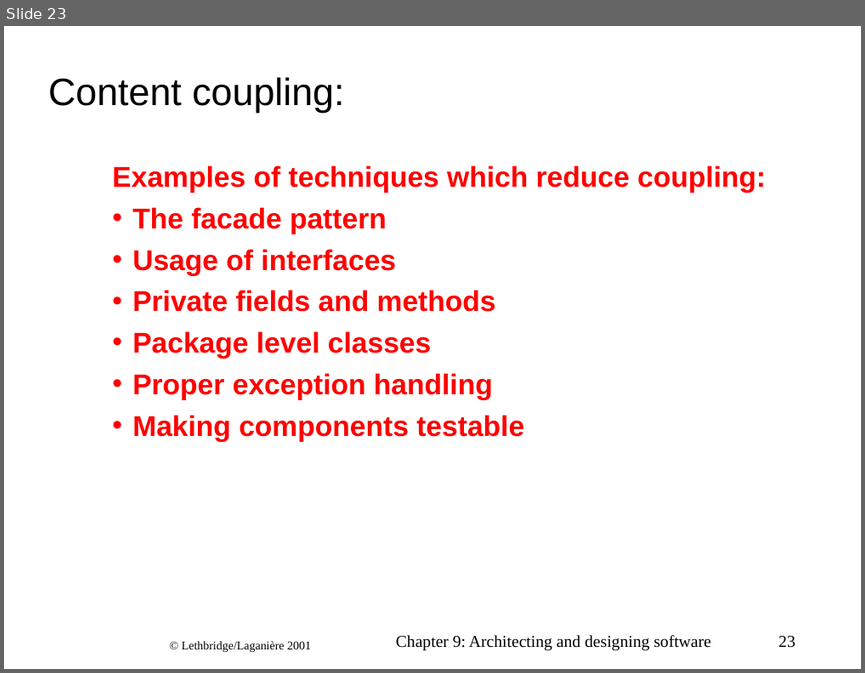
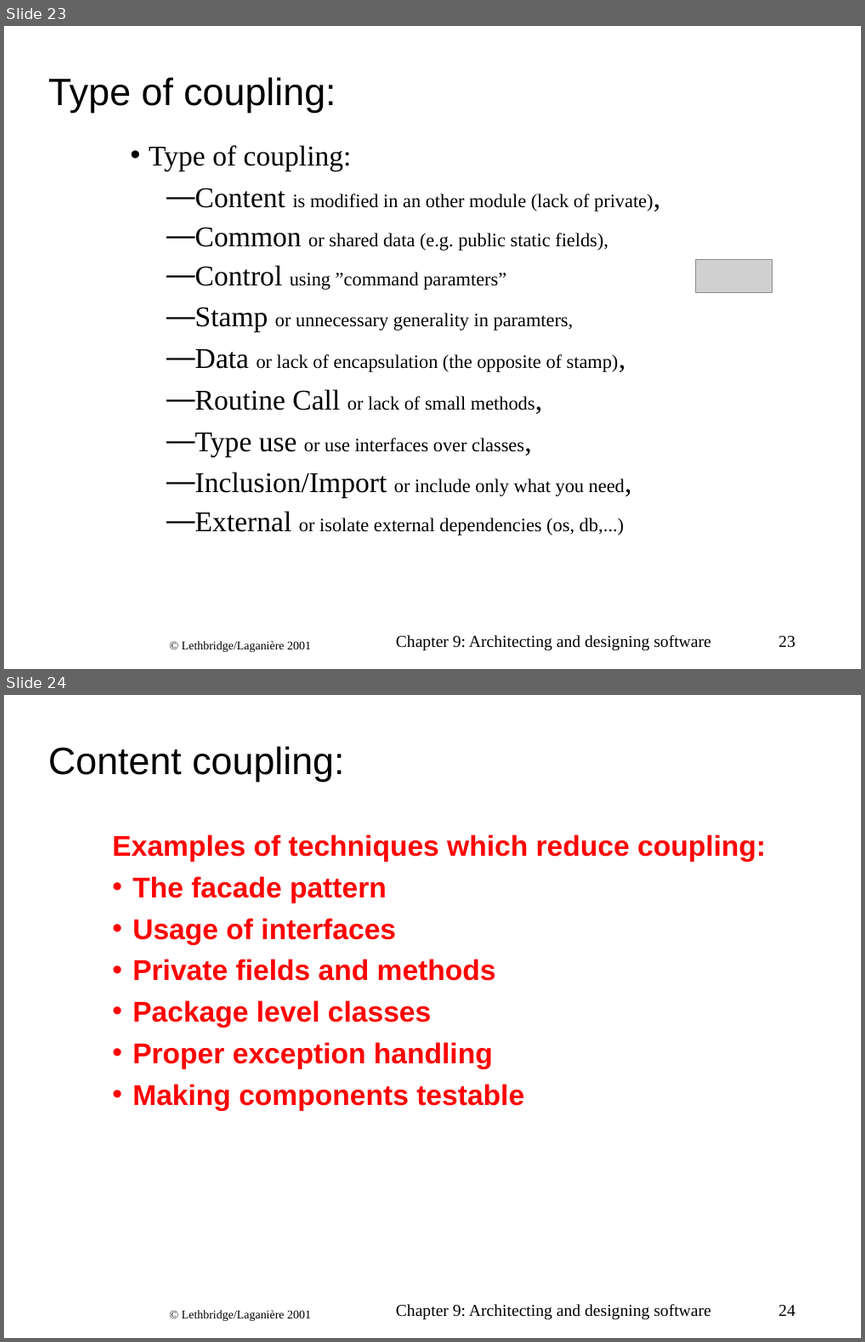
Before and after one commit to cphdat2sem2017-Cos/Week09-15-Project, a slide deck: ArchitectureDays/arch-LethbridgeLaganiere_ch09.ppt. Shown one above the other, each under a label of ours: slide 23 before the commit, slides 23 and 24 after it. The pictures are 865x673 and 865x1342 pixels, drawn with LibreOffice and Linux fonts; fonts in the diff are those of the drawing; grey boxes stand for pictures; background and template pictures are left out. Boxes give left, top, right and bottom in pixels: in the first picture for what was removed or moved away, otherwise in the second. Text is boxed around its words. In the diff, an @@ line names an element or a change of style, - is before the commit and + after.

```diff
--- a/ArchitectureDays/arch-LethbridgeLaganiere_ch09.ppt
+++ b/ArchitectureDays/arch-LethbridgeLaganiere_ch09.ppt
@@ slide 23 added at (4, 26, 861, 669), background #FFFFFF @@
@@ title added at (48, 77, 336, 113), 32 pt, text #000000 @@
+Type of coupling:
@@ text added at (148, 145, 653, 535), 16 pt, text #000000 @@
+  • Type of coupling:
+    — Content is modified in an other module (lack of private),
+    — Common or shared data (e.g. public static fields),
+    — Control using ”command paramters”
+    — Stamp or unnecessary generality in paramters,
+    — Data or lack of encapsulation (the opposite of stamp),
+    — Routine Call or lack of small methods,
+    — Type use or use interfaces over classes,
+    — Inclusion/Import or include only what you need,
+    — External or isolate external dependencies (os, db,...)
@@ picture added at (695, 260, 772, 292) @@
@@ text added at (396, 635, 711, 651), 14 pt, text #000000 @@
+Chapter 9: Architecting and designing software
@@ page number added at (778, 635, 795, 647), 14 pt, text #000000 @@
+23
@@ text added at (182, 641, 311, 652), 10 pt, text #000000 @@
+© Lethbridge/Laganière 2001
@@ what was slide 23 is now slide 24 @@
@@ page number at (778, 1304, 795, 1315): text changed @@
-23
+24
```
Also in this commit, not shown: 9 slides changed, 6 other files.
